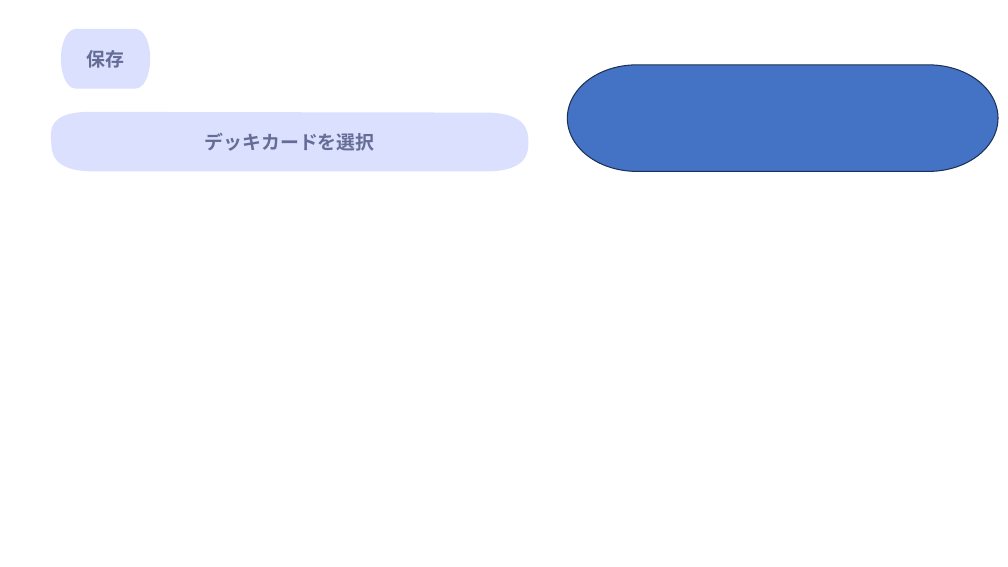
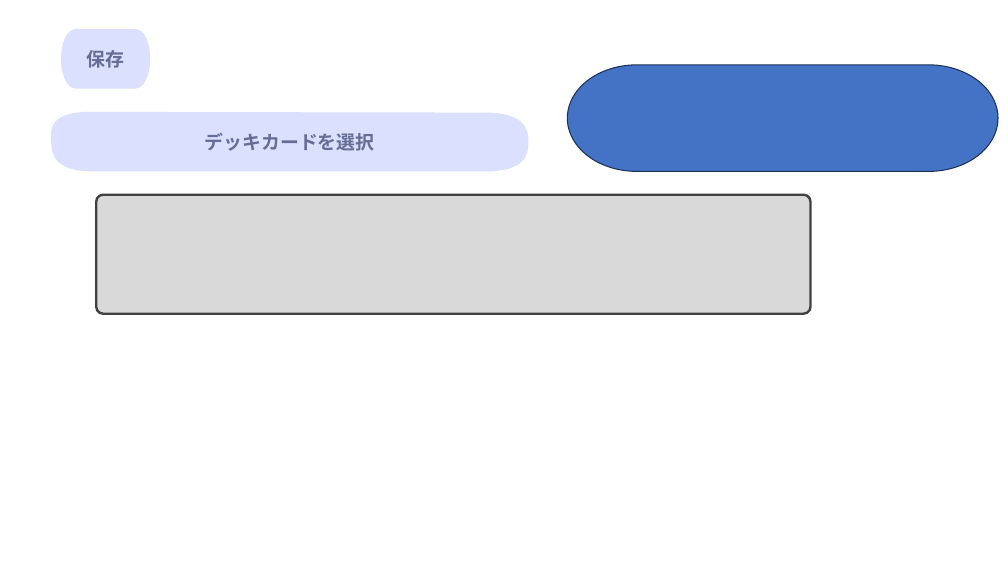
Before and after one commit to suttokoTaro/LorcanaCard, a slide deck: slide 21 of Assets/Documents_etc/アイコン作成.pptx. Drawn at 1008x567 pixels with LibreOffice and Linux fonts; fonts in the diff are those of the drawing. Boxes give left, top, right and bottom in pixels: in the first picture for what was removed or moved away, otherwise in the second. Text is boxed around its words. In the diff, an @@ line names an element or a change of style, - is before the commit and + after.

```diff
--- a/Assets/Documents_etc/アイコン作成.pptx
+++ b/Assets/Documents_etc/アイコン作成.pptx
@@ rounded rectangle added at (x1=96, y1=195, x2=811, y2=314), fill #D9D9D9, outline #404040 2.25 pt @@
```
Also in this commit, not shown: 2 slides added, 1 slide removed, 29 other files.
